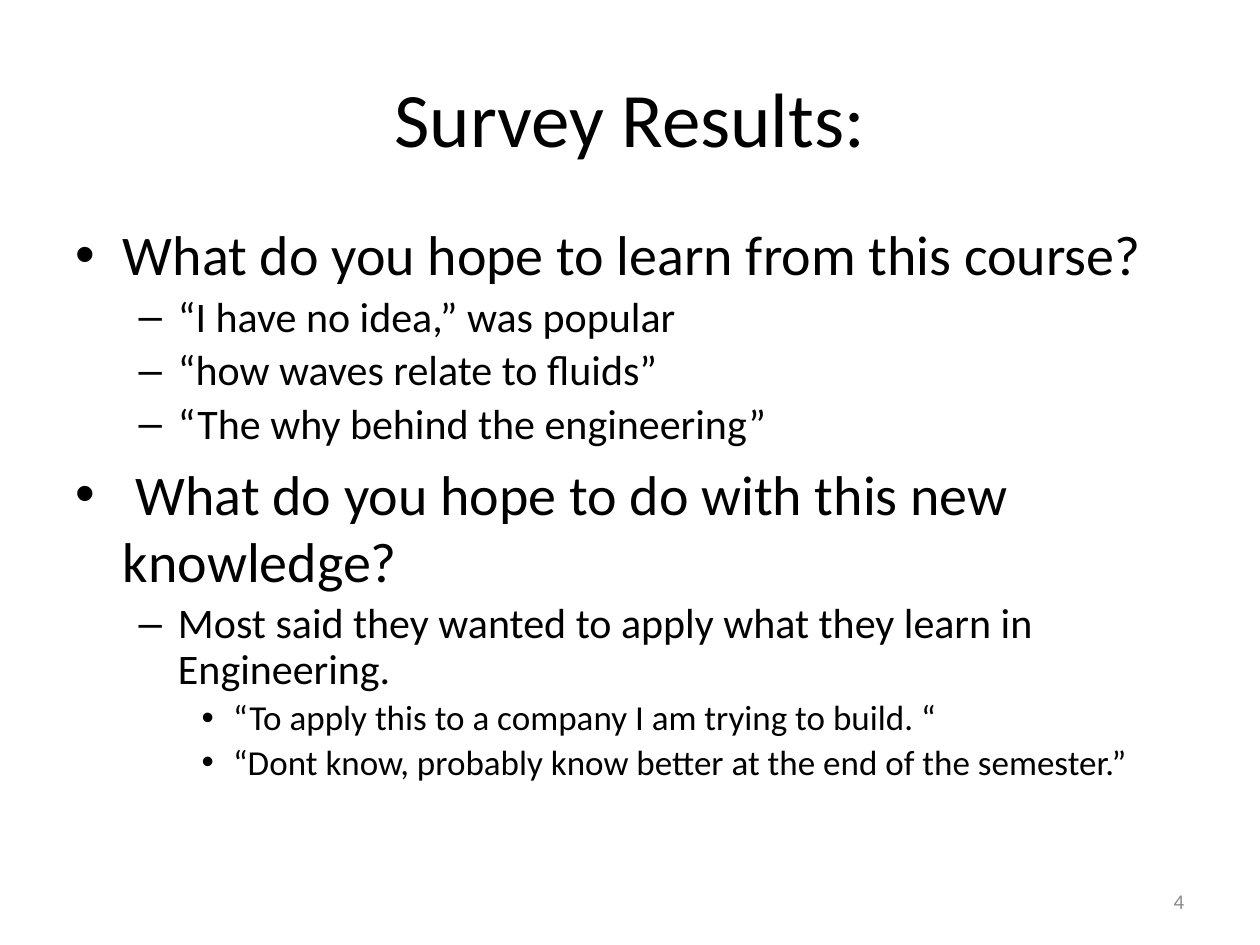
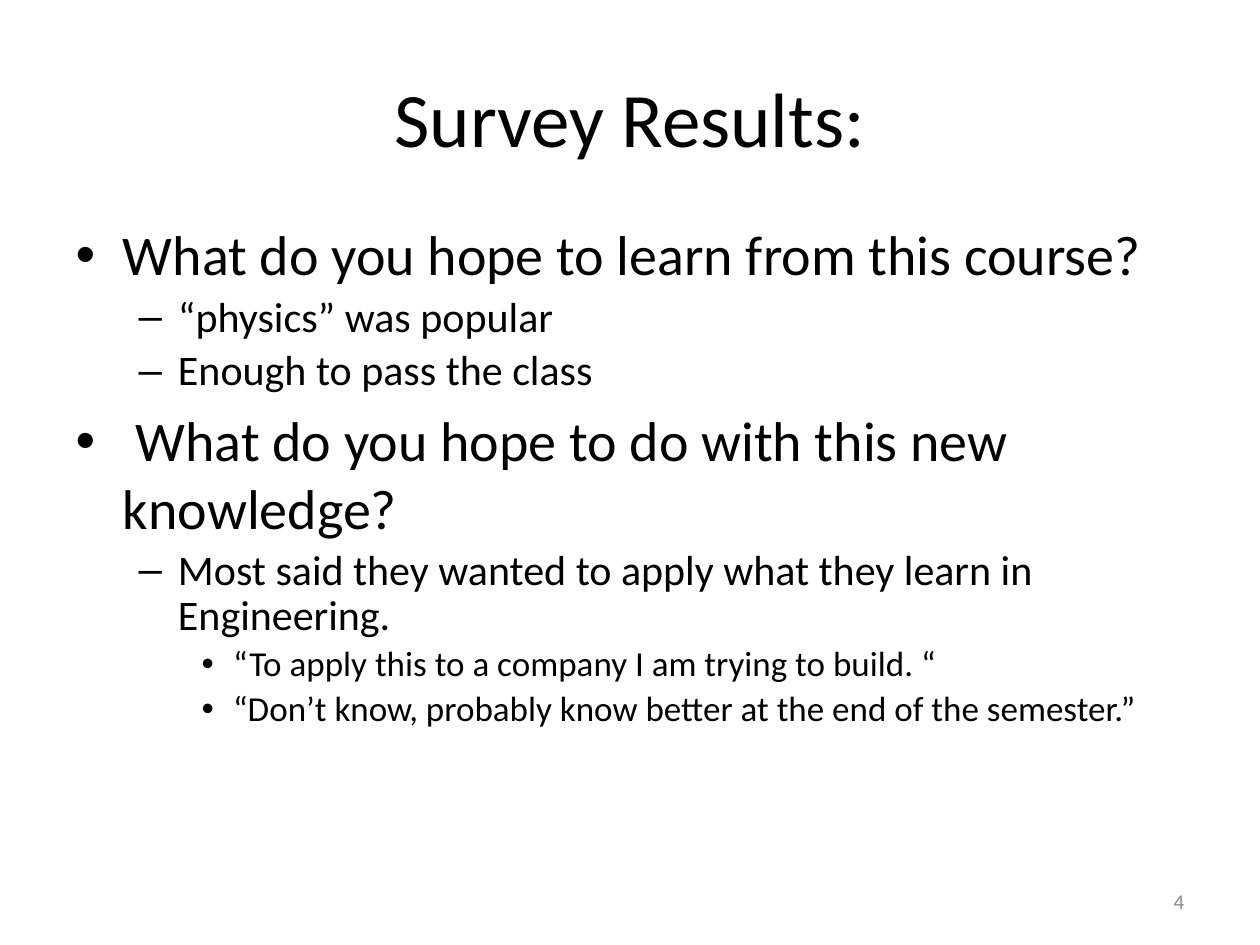
Before and after one commit to rtlines/PH223-Engineering-Physics, a slide deck: slide 4 of Slides/PH223_Lecture_01.pptx. Drawn at 1260x945 pixels with LibreOffice and Linux fonts; fonts in the diff are those of the drawing. Boxes give left, top, right and bottom in pixels: in the first picture for what was removed or moved away, otherwise in the second. Text is boxed around its words. In the diff, an @@ line names an element or a change of style, - is before the commit and + after.

```diff
--- a/Slides/PH223_Lecture_01.pptx
+++ b/Slides/PH223_Lecture_01.pptx
@@ text at box(178, 302, 592, 393): text changed @@
-  – “I have no idea,” was popular
-  – “how waves relate to fluids”
-  – “The why behind the engineering”
+  – “physics” was popular
+  – Enough to pass the class
@@ text at box(233, 696, 1135, 727): text changed @@
-    • “Dont know, probably know better at the end of the semester.”
+    • “Don’t know, probably know better at the end of the semester.”
```
Also in this commit, not shown: 9 other slides changed, 5 other files.
